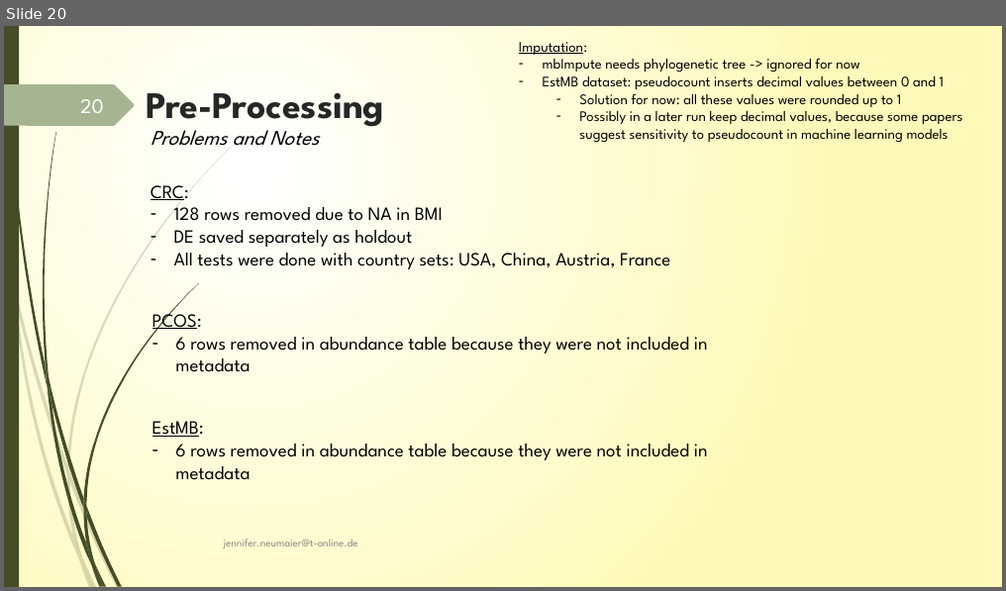
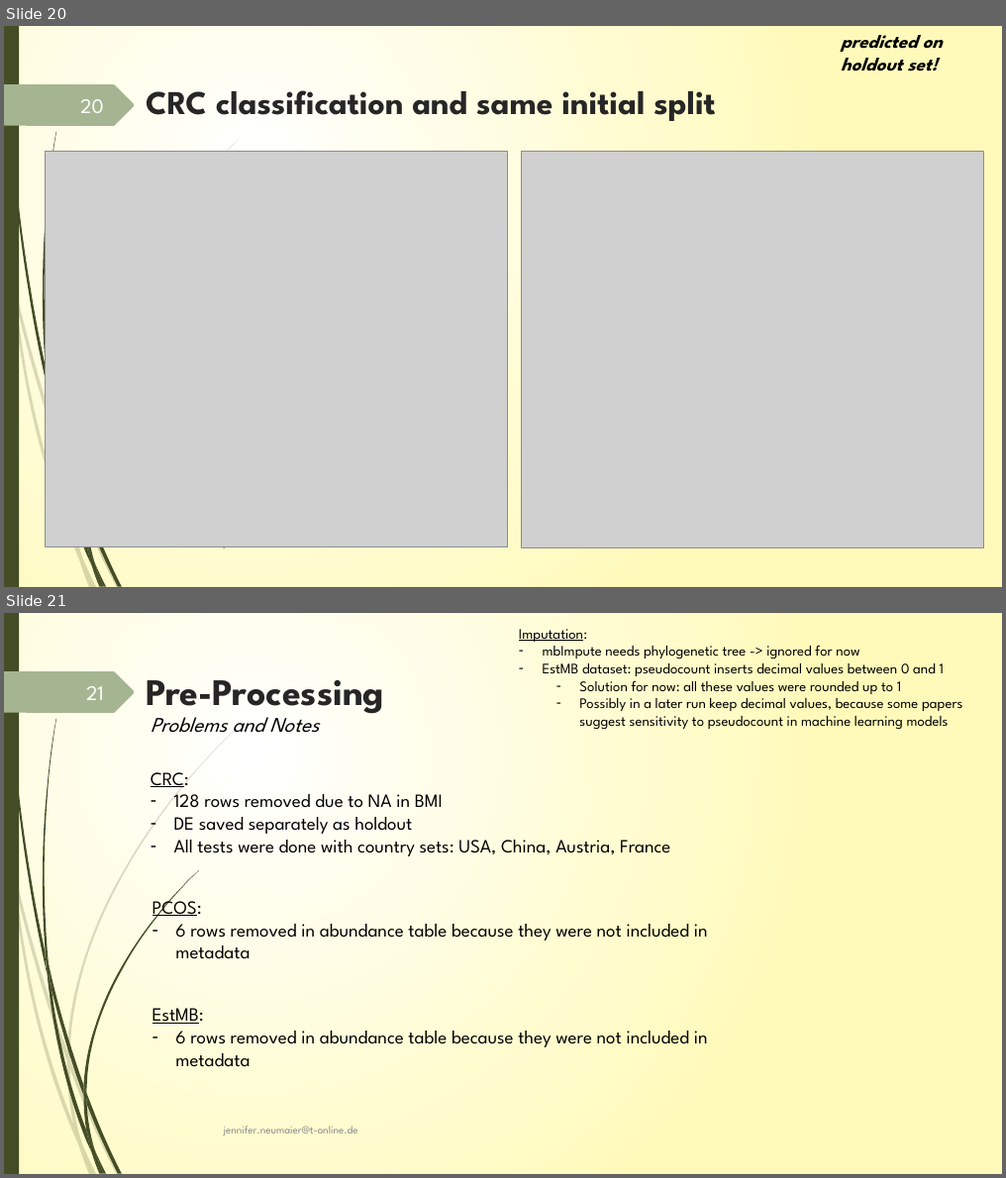
Before and after one commit to JenniferNeumaier/ml_coda, a slide deck: doc/Project_structure_notes.pptx. Shown one above the other, each under a label of ours: slide 20 before the commit, slides 20 and 21 after it. The pictures are 1006x591 and 1006x1178 pixels, drawn with LibreOffice and Linux fonts; fonts in the diff are those of the drawing; grey boxes stand for pictures. Boxes give left, top, right and bottom in pixels: in the first picture for what was removed or moved away, otherwise in the second. Text is boxed around its words. In the diff, an @@ line names an element or a change of style, - is before the commit and + after.

```diff
--- a/doc/Project_structure_notes.pptx
+++ b/doc/Project_structure_notes.pptx
@@ slide 20 added at (x1=4, y1=26, x2=1002, y2=587), background gradient #FFFFFF to #FFFABB; not listed: 20 template elements that a slide beside it also shows @@
@@ text added at (x1=841, y1=35, x2=943, y2=72), 18 pt, text #000000, bold, italic @@
+predicted on holdout set!
@@ page number added at (x1=80, y1=99, x2=104, y2=113), 20 pt, text #FEFFFF @@
+20
@@ title added at (x1=146, y1=90, x2=716, y2=121), 32 pt, text #262626, bold @@
+CRC classification and same initial split
@@ picture added at (x1=46, y1=151, x2=508, y2=548) @@
@@ picture added at (x1=522, y1=151, x2=984, y2=548) @@
@@ text added at (x1=224, y1=547, x2=358, y2=551), 10.5 pt, text #8C8C8C @@
+jennifer.neumaier@t-online.de
@@ what was slide 20 is now slide 21 @@
@@ page number at (x1=86, y1=686, x2=104, y2=700): text changed @@
-20
+21
```
Also in this commit, not shown: 18 slides changed, 1 other slide added, 1 slide removed.
